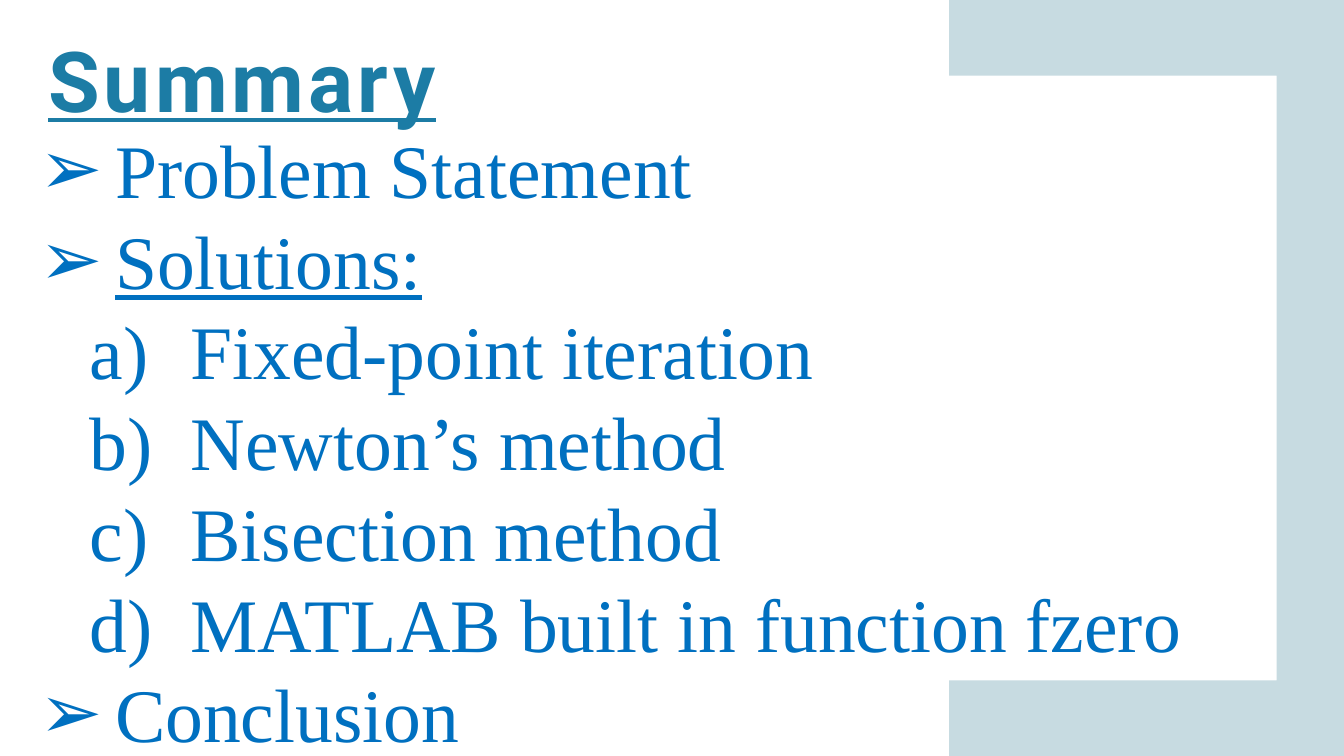
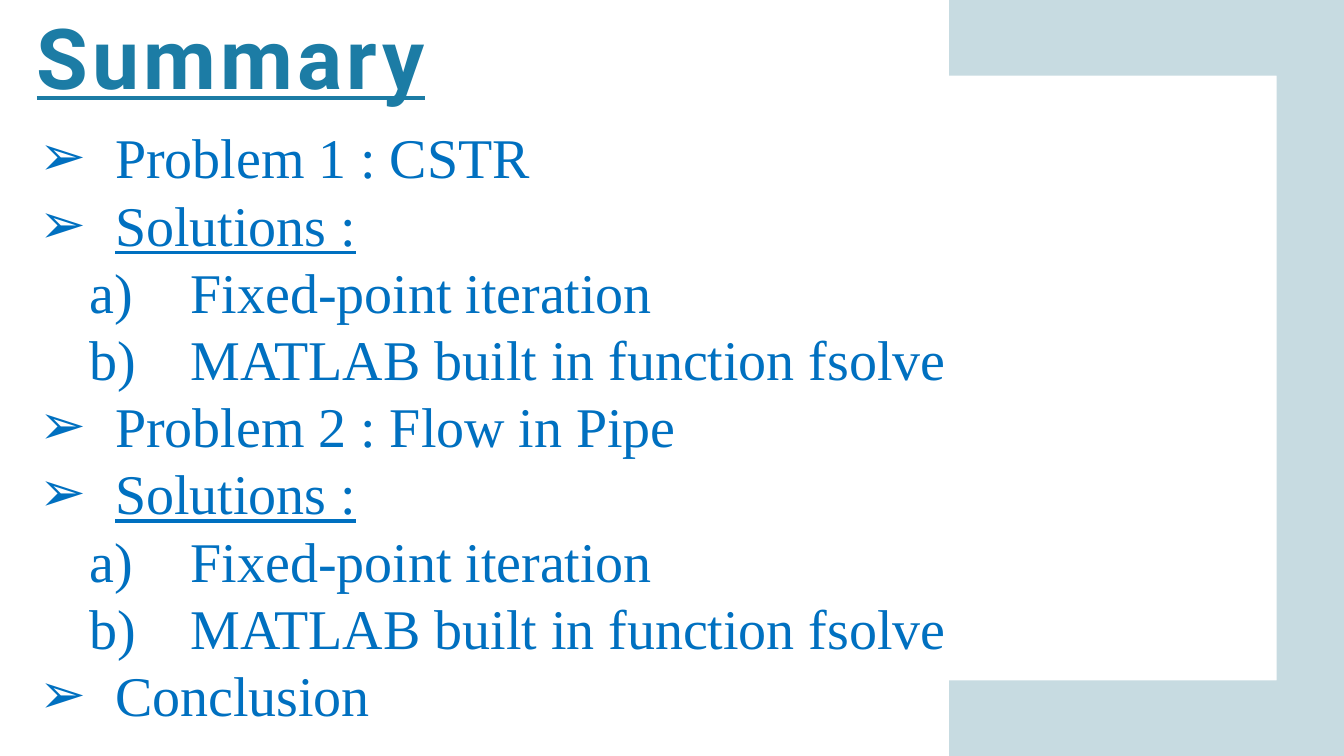
Before and after one commit to SatyamR196/CAPE_LAB, a slide deck: slide 2 of Lab_2/Cape Lab_A2.pptx. Drawn at 1344x756 pixels with LibreOffice and Linux fonts; fonts in the diff are those of the drawing. Boxes give left, top, right and bottom in pixels: in the first picture for what was removed or moved away, otherwise in the second. Text is boxed around its words. In the diff, an @@ line names an element or a change of style, - is before the commit and + after.

```diff
--- a/Lab_2/Cape Lab_A2.pptx
+++ b/Lab_2/Cape Lab_A2.pptx
@@ title "Summary": place and size @@
-title "Summary" at (48, 51, 436, 130)
+title "Summary" at (37, 28, 425, 107)
@@ text at (115, 139, 530, 254): text changed; size 54 to 40 pt @@
-➢ Problem Statement
-➢ Solutions:
+➢ Problem 1 : CSTR
+➢ Solutions :
@@ text at (115, 274, 652, 717): size 54 to 40 pt in "Fixed-point iteration", "Conclusion" @@
@@ text at (115, 340, 946, 650): text changed; size 54 to 40 pt @@
-  b) Newton’s method
-  c) Bisection method
-  d) MATLAB built in function fzero
+  b) MATLAB built in function fsolve
+➢ Problem 2 : Flow in Pipe
+➢ Solutions :
+  a) Fixed-point iteration
+  b) MATLAB built in function fsolve
```
Also in this commit, not shown: 3 other slides changed, 5 slides added, 15 slides removed, 1 other file.
